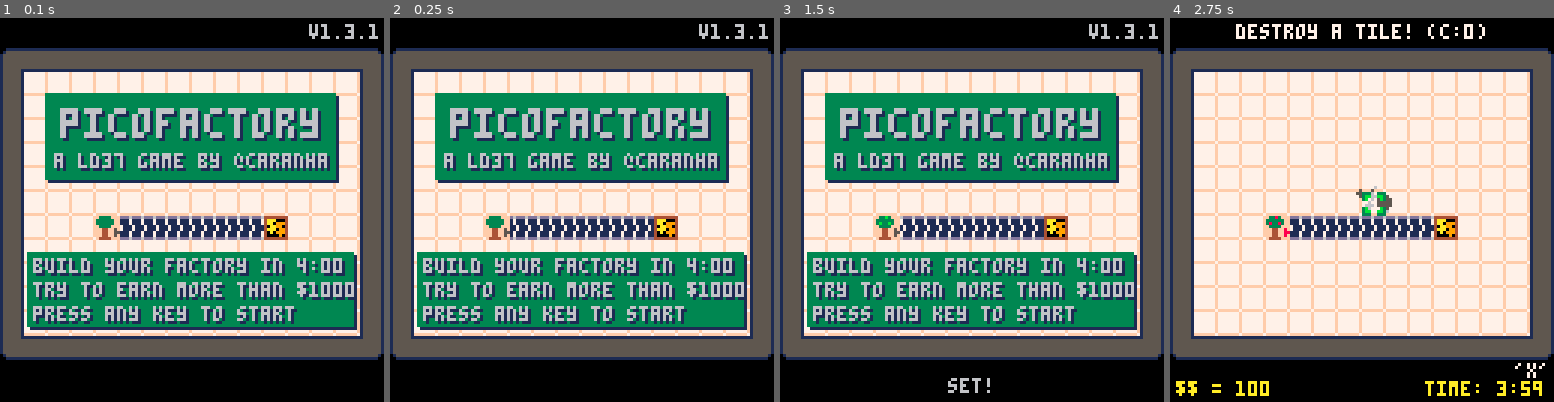
Above: before the commit, frames 1-4 (left to right).
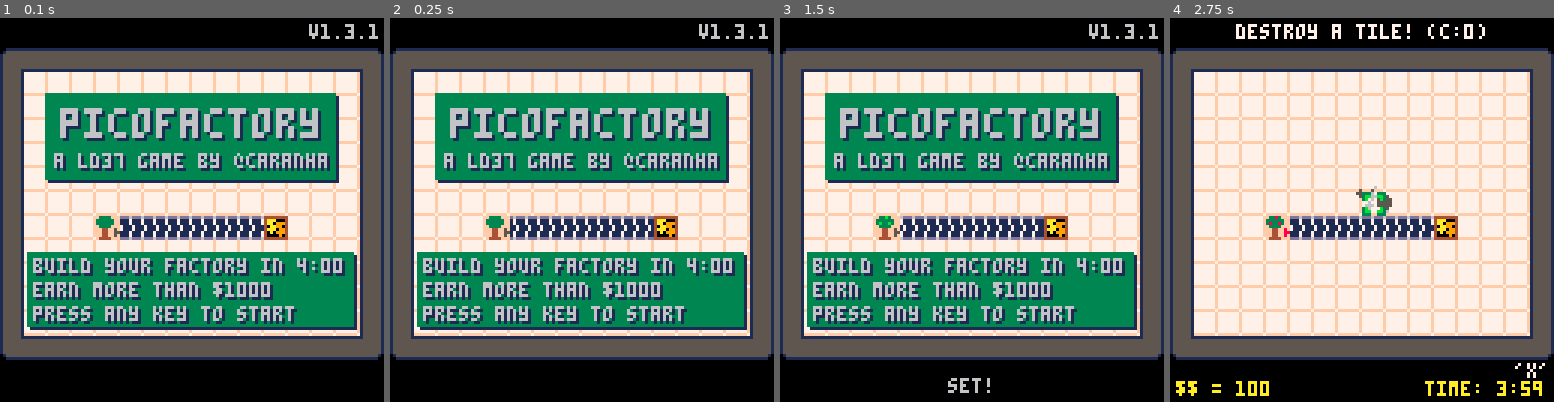
Above: after the commit, the same moments.

Repository: caranha/pico_playground
Game: PICO-8 cartridge factory.p8
Two runs of this game, one before a commit and one after it. Both use one fixed random seed, a clock stepped at 60 frames per second and the inputs below.
Inputs:
- Up to frame 1 (0.1 s): no input
- Up to frame 2 (0.25 s): no input
- Up to frame 3 (1.5 s): tap X (X key) at 0.33, 1.07 s; tap O (Z key) at 0.7 s
- Up to frame 4 (2.75 s): hold Right 1.6-2.1 s; tap O (Z key) at 1.7, 2.1, 2.5 s; tap X (X key) at 1.85 s; hold Up 2.15-2.42 s; hold Right from 2.47 s (still down)

The runs differ from the first frame. In frame 1, 2.0% of the frame differs, in the area x 8-93%, y 68-74%; in frame 2, 2.0%; in frame 3, 2.0%; in frame 4, nothing differs.

Commit message:
Added bignum (also reset high scores)

Diff:
--- a/factory.p8
+++ b/factory.p8
@@ -3,6 +3,7 @@
 __lua__
 -- pico-factory
 -- a ld37 game by caranha
+-- version count = 5
 -------------------------
 -- v1.3.1 -- fixed double click bug, added bignum
 -- v1.3 -- added overwrite
@@ -25,6 +26,67 @@
 ptclist={}
 version = "v1.3.1"
 
+----------------------------
+-- bignum
+b_string = function(high,low)
+	if (high == 0) return low
+	local z = (low > 999 and "") or (low > 99 and "0") or (low > 9 and "00") or "000"
+ return high..z..low
+end
+
+b_add = function (ah,al,bh,bl)
+	local low = al + bl
+	local high = ah + bh
+	if low > 9999 then
+	 low -= 10000
+		high += 1
+	end
+	high = min(high, 10000)
+	return high,low
+end
+
+-- minimizes to zero
+b_sub = function (ah,al,bh,bl)
+	local low = al - bl
+	local high = ah - bh
+	if low < 0 then
+		low += 10000
+		high -= 1
+	end
+
+	if (high < 0 or low < 0) return 0,0
+	return high,low
+end
+
+b_gt = function (ah,al,bh,bl)
+	return (bh < ah or (bh == ah and bl <= al))
+end
+
+b_shift = function (ah,al)
+	local high = min(ah*10 + flr(al/1000), 10000)
+	local low = ((high == 10000 and 0) or (al%1000)*10)
+	return high, low
+end
+
+b_div = function (ah,al,bh,bl)
+	local base = 1
+	local res = 0
+	local high = ah
+	local low = al
+	while base >= 0.001 do
+		count = 0
+		while b_gt(high,low,bh,bl) do
+			count += 1
+			high,low = b_sub(high,low,bh,bl)
+		end
+		high,low = b_shift(high,low)
+		res += count * base
+		base /= 10
+	end
+	return res
+end
+
+
 --------------------------
 function new_window(x0,y0,x1,y1,c1,c2,c3,mage)
 	local w = {
@@ -80,40 +142,50 @@
 	}
 
 	menu_items = {
-									{s=42,c=0,x=0,y=0,f=destroy,m="destroy a tile! "},
-  							{s=41,c=100,x=0,y=1,f=addoutput,m="sells products "},
-		 						{s=1,c=2,x=1,y=0,f=addbelt,m="conveyor belt ⬅️ "},
-		 						{s=5,c=2,x=1,y=1,f=addbelt,m="conveyor belt ➡️ "},
-		 						{s=17,c=2,x=1,y=2,f=addbelt,m="conveyor belt ⬆️ "},
-		 						{s=21,c=2,x=1,y=3,f=addbelt,m="conveyor belt ⬇️ "},
-		 						{s=57,c=6,x=1,y=4,f=addsplit,m="splits the input 3-way "},
-		 						{s=9,c=10,x=2,y=0,f=addtree,m="tree: 1 apple/3s "},
-		 						{s=25,c=150,x=3,y=0,f=addprocessor,m="mixer: 4 apples = juice "},
-		 						{s=64,c=100,x=2,y=1,f=addoven,m="bakery: 3 bread/2 s "},
-		 						{s=80,c=500,x=3,y=1,f=addass,m="bread + juice = $$$ "},
-		 						{s=68,c=50,x=4,y=0,f=addchicken,m="a bit random "},
-		 						{s=84,c=300,x=4,y=1,f=addtoaster,m="egg + bread = delicious "},
-		 						{s=44,c=0,x=0,y=2,f=nil,m="not available"},
-		 						{s=44,c=0,x=0,y=3,f=nil,m="not available"},
-		 						{s=44,c=0,x=0,y=4,f=nil,m="not available"},
-		 						{s=44,c=0,x=2,y=2,f=nil,m="not available"},
-		 						{s=44,c=0,x=2,y=3,f=nil,m="not available"},
-		 						{s=44,c=0,x=2,y=4,f=nil,m="not available"},
-		 						{s=44,c=0,x=3,y=2,f=nil,m="not available"},
-		 						{s=44,c=0,x=3,y=3,f=nil,m="not available"},
-		 						{s=44,c=0,x=3,y=4,f=nil,m="not available"},
-		 						{s=44,c=0,x=4,y=2,f=nil,m="not available"},
-		 						{s=44,c=0,x=4,y=3,f=nil,m="not available"},
-		 						{s=44,c=0,x=4,y=4,f=nil,m="not available"},
+									{s=42,c={0,0},x=0,y=0,f=destroy,m="destroy a tile! "},
+  							{s=41,c={0,100},x=0,y=1,f=addoutput,m="sells products "},
+		 						{s=1,c={0,2},x=1,y=0,f=addbelt,m="conveyor belt ⬅️ "},
+		 						{s=5,c={0,2},x=1,y=1,f=addbelt,m="conveyor belt ➡️ "},
+		 						{s=17,c={0,2},x=1,y=2,f=addbelt,m="conveyor belt ⬆️ "},
+		 						{s=21,c={0,2},x=1,y=3,f=addbelt,m="conveyor belt ⬇️ "},
+		 						{s=57,c={0,6},x=1,y=4,f=addsplit,m="splits the input 3-way "},
+		 						{s=9,c={0,10},x=2,y=0,f=addtree,m="tree: 1 apple/3s "},
+		 						{s=25,c={0,150},x=3,y=0,f=addprocessor,m="mixer: 4 apples = juice "},
+		 						{s=64,c={0,100},x=2,y=1,f=addoven,m="bakery: 3 bread/2 s "},
+		 						{s=80,c={0,500},x=3,y=1,f=addass,m="bread + juice = $$$ "},
+		 						{s=68,c={0,50},x=4,y=0,f=addchicken,m="a bit random "},
+		 						{s=84,c={0,300},x=4,y=1,f=addtoaster,m="egg + bread = delicious "},
+		 						{s=44,c={0,0},x=0,y=2,f=nil,m="not available"},
+		 						{s=44,c={0,0},x=0,y=3,f=nil,m="not available"},
+		 						{s=44,c={0,0},x=0,y=4,f=nil,m="not available"},
+		 						{s=44,c={0,0},x=2,y=2,f=nil,m="not available"},
+		 						{s=44,c={0,0},x=2,y=3,f=nil,m="not available"},
+		 						{s=44,c={0,0},x=2,y=4,f=nil,m="not available"},
+		 						{s=44,c={0,0},x=3,y=2,f=nil,m="not available"},
+		 						{s=44,c={0,0},x=3,y=3,f=nil,m="not available"},
+		 						{s=44,c={0,0},x=3,y=4,f=nil,m="not available"},
+		 						{s=44,c={0,0},x=4,y=2,f=nil,m="not available"},
+		 						{s=44,c={0,0},x=4,y=3,f=nil,m="not available"},
+		 						{s=44,c={0,0},x=4,y=4,f=nil,m="not available"},
 		 					}
 
 
 	cartdata("caranha_ld37")
 	screenshake = 0
 	beltc = 0
-	money = 0
-
-	highscore = max(dget(0),1000)
+	money = {high = 0, low = 0}
+
+	hs_high = dget(1)
+	hs_low = dget(0)
+
+	if dget(3) < 5 then
+		hs_high = 0
+		hs_low = 1000
+		dset(0,1000)
+		dset(1,0)
+		dset(3,5)
+	end
+
 	_update = update_menu
 	_draw = draw_menu
 	menustart()
@@ -141,8 +212,9 @@
 
 function gamestart()
 	mhelp = "'x' to select a tool, 'z' to use it"
-	money = 100
+	money = {high = 0, low = 100}
 	mhist = {}
+	mmax_high, mmax_low = 0,0
 	fruit = {}
 	timeleft = 7200
 
@@ -153,7 +225,7 @@
 	menuselect = 1
 	overwrite = false
 
-	menu_items[2].c=100
+	menu_items[2].c={0,100}
 end
 
 function scorestart()
@@ -250,7 +322,7 @@
 	if btnp(4) and winlist[4].age == 0 then
 		if (place_mode) then
 			sm = menu_items[select]
-			if (money < sm.c) then
+			if b_gt(sm.c[1],sm.c[2],money.high, money.low) then
 				sfx(2)
 				return
 			end
@@ -268,7 +340,7 @@
 						return
 					end
 				end
-				money -= sm.c
+				money.high,money.low = b_sub(money.high,money.low,sm.c[1],sm.c[2])
 				sm.f(curx,cury,select-2)
 				sfx(3)
 			end
@@ -303,7 +375,7 @@
 			newptc(x*8-4,y*8+5,5+rnd(2),rnd(2)+0.2,cos(0.13+i/4)/2*rnd(2),sin(0.13+i/4)/2*rnd(2),0,0,10))
 	end
 
-	if (t == "output") menu_items[2].c = flr(menu_items[2].c/2+0.5)
+	if (t == "output") menu_items[2].c[2] = menu_items[2].c[2]/2
 end
 
 beltd = {1,5,17,21}
@@ -419,23 +491,28 @@
 
 
 
-fruitsell = {1,40,1,300,1,50}
+fruitsell = {{0,1},
+													{0,40},
+													{0,1},
+													{0,300},
+													{0,1},
+													{0,50}}
 function addoutput(x,y)
 	tiles[x][y] = {
 		t="output",
 		s=41,
 		age=0,
 		get= function(self,f)
-								money += fruitsell[f.s-48]
-								if (money < 0) money = 32767
-								for i=1,fruitsell[f.s-48] do
+								local fs = fruitsell[f.s-48]
+								money.high,money.low = b_add(money.high,money.low,fs[1],fs[2])
+								for i=1,fs[2] do
 									add(ptclist,
 									newptc(x*8-5+rnd(3),y*8+4+rnd(3),9,1,cos(rnd())/1.5,-2.5+rnd(1),0,0.2,7+rnd(2)))
 								end
 								sfx(4)
 							end
 	}
-	menu_items[2].c = flr(menu_items[2].c*2+0.5)
+	menu_items[2].c[2] = min(menu_items[2].c[2]*2,6400)
 end
 
 function addfruit(x,y,s)
@@ -580,7 +657,12 @@
 
 	if (scount == 0 and rnd() < 0.3) mhelp = messages[flr(rnd(#messages))+1]
 
-	if (timeleft%60==0 and timeleft>=0) add(mhist,money)
+	if (timeleft%60==0 and timeleft>=0) then
+		add(mhist,{money.high,money.low})
+		if b_gt(money.high, money.low, mmax_high, mmax_low) then
+			mmax_high, mmax_low = money.high, money.low
+		end
+	end
 	timeleft -= 1
 	if (timeleft < 0) then
 		winlist[4].open = false
@@ -647,13 +729,15 @@
 	if scorecounter > 30 and scorecounter < 30+#mhist then
 		sfx(4)
 	end
-	if scorecounter == 33+#mhist and money > highscore then
+	if scorecounter == 33+#mhist and b_gt(money.high,money.low,hs_high,hs_low) then
 		sfx(6)
 	end
 
 	if scorecounter > 60 and btn() > 0 then
-	 highscore = max(highscore,money)
-	 dset(0,highscore)
+		if b_gt(money.high,money.low,hs_high,hs_low) then
+	 	dset(0,money.low)
+	 	dset(1,money.high)
+	 end
 	 winlist[3].open = false
 		menustart()
 	end
@@ -669,11 +753,11 @@
 
 	local menushow = (place_mode and select or menuselect)
 	local mitem = menu_items[menushow]
-	local ttext = mitem.m.."(c:"..mitem.c..")"
+	local ttext = mitem.m.."(c:"..b_string(mitem.c[1],mitem.c[2])..")"
 
 	print(ttext,64-#ttext*2,2,7)
 	print(mhelp,128 - scount,115,7)
-	print("$$ = "..money,2,121,10)
+	print("$$ = "..b_string(money.high,money.low),2,121,10)
 
 	local tc = 10
 	if (timeleft < 900) tc -= 2*(flr((timeleft%10)/5))
@@ -690,21 +774,25 @@
 function drawscore()
 	foreach(winlist,w_draw)
 
-	local mscore = max(money,highscore)*1.1
-	local scorey = function(s) return 90-((s/mscore)*53) end
+	if b_gt(hs_high,hs_low,mmax_high,mmax_low) then
+		mmax_high, mmax_low = hs_high, hs_low
+	end
+
+	local scorey = function(h,l) return 90-((b_div(h,l,mmax_high,mmax_low))*53) end
+
 	if (scorecounter > 30) then
-		local smsg = "final score "..(money)
+		local smsg = "final score "..b_string(money.high,money.low)
 		print(smsg,64-#smsg*2,26,3)
-		line(14,scorey(highscore),114,scorey(highscore),12)
-		line(14,scorey(0),114,scorey(0),7)
-		line(14,scorey(0),14,scorey(mscore),7)
+		line(14,scorey(hs_high,hs_low),114,scorey(hs_high,hs_low),12)
+		line(14,scorey(0,0),114,scorey(0,0),7)
+		line(14,scorey(0,0),14,scorey(mmax_high,mmax_low),7)
 
 		local gstep = 100/(#mhist-1)
 		for i=1,(min(#mhist,scorecounter-30)-1) do
-			line(14+(i-1)*gstep,scorey(mhist[i]),14+(i)*gstep,scorey(mhist[i+1]),10)
+			line(14+(i-1)*gstep,scorey(mhist[i][1],mhist[i][2]),14+(i)*gstep,scorey(mhist[i+1][1],mhist[i+1][2]),10)
 		end
 		if (scorecounter > 32+#mhist) then
-			if money > highscore then
+			if b_gt(money.high, money.low, hs_high,hs_low) then
 				print ("♪ new highscore ♪",30,94+sin(scorecounter/60),3+sin(scorecounter/60)*8)
 			else
 				print ("try to beat the highscore!",14,95,3)
@@ -754,10 +842,10 @@
 	print("a ld37 game by @caranha",19,46,1)
 	print("a ld37 game by @caranha",18,45,6)
 	print("build your factory in 4:00",12,81,1)
-	print("try to earn more than $"..(highscore),12,89,1)
+	print("earn more than $"..b_string(hs_high,hs_low),12,89,1)
 	print("press any key to start",12,97,1)
 	print("build your factory in 4:00",11,80,6)
-	print("try to earn more than $"..(highscore),11,88,6)
+	print("earn more than $"..b_string(hs_high,hs_low),11,88,6)
 	print("press any key to start",11,96,6)
 
 	if (mcounter < -42)	print("ready!",52,120)
